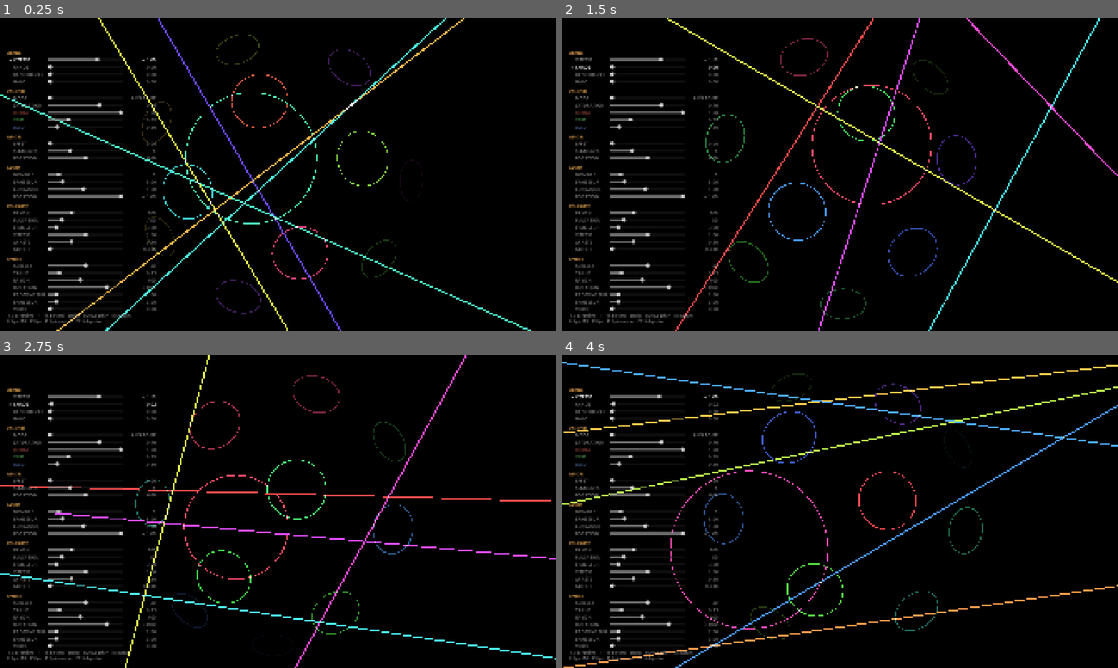
Above: before the commit, frames 1-4 (two rows, left to right).
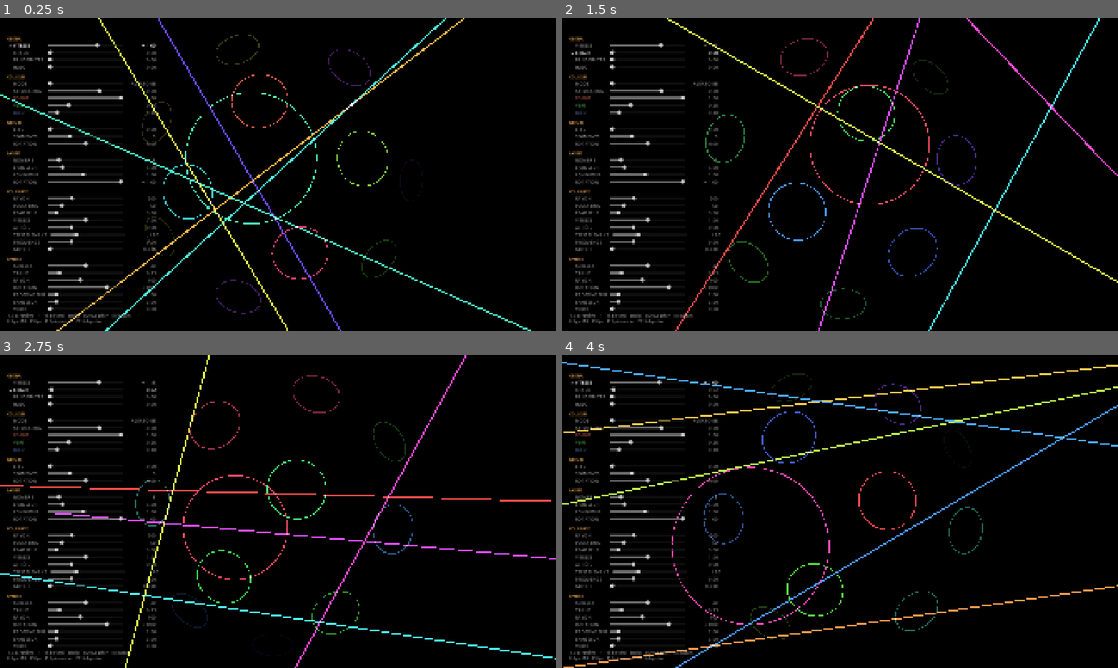
Above: after the commit, the same moments.

Repository: yo1frenchtoast/deferlante-vj
Game: Godot game, scene res://scenes/main.tscn
Two runs of this game, one before a commit and one after it. Both use one fixed random seed, a clock stepped at 60 frames per second and the inputs below.
Inputs:
- Up to frame 1 (0.25 s): no input
- Up to frame 2 (1.5 s): tap Enter at 0.5 s; hold Right 0.53-1.28 s; tap H at 0.6 s; tap Space at 0.77 s; hold Down from 1.28 s (still down); tap R at 1.35 s
- Up to frame 3 (2.75 s): tap Space at 1.52 s; release Down at 2.03 s; hold Right from 2.03 s (still down); tap H at 2.1 s
- Up to frame 4 (4 s): release Right at 2.78 s; hold Up 2.78-3.53 s; tap R at 2.85 s; tap Space at 3.02, 3.77 s; hold Left from 3.53 s (still down); tap H at 3.6 s

The runs differ from the first frame. In frame 1, 2.9% of the frame differs, in the area x 1-29%, y 5-73%; in frame 2, 3.2%; in frame 3, 3.2%; in frame 4, 3.4%, in the area x 1-49%, y 5-88%.

Commit message:
Découple le tremblement de la poursuite de sa vitesse de balayage
Le frémissement à l'arrêt lisait l'horloge de la machine à états de la tête,
qui avance à la vitesse de balayage : monter SEEK SPD accélérait donc aussi le
tremblement, alors que ce sont deux gestes distincts.

Il a maintenant son horloge propre, et deux réglages : TREMBLEMENT pour
l'amplitude, FRÉQUENCE pour la rapidité. Une tête peut désormais balayer vite
en scrutant calmement, ou traverser lentement en frémissant fort. Seule la
vitesse globale les rattrape tous les deux, pour qu'à 0 tout se fige.

Mesuré : à SEEK SPD 0.5 puis 2.0, la fréquence du tremblement reste identique.

Co-Authored-By: Claude Opus 5 <noreply@anthropic.com>

Diff:
--- a/chataigne/Deferlante/module.json
+++ b/chataigne/Deferlante/module.json
@@ -319,6 +319,34 @@
         }
       }
     },
+    "Poursuite Tremblement": {
+      "menu": "Poursuite",
+      "callback": "poursuiteTremblement",
+      "parameters": {
+        "Value": {
+          "type": "Float",
+          "ui": "slider",
+          "min": 0.0,
+          "max": 3.0,
+          "default": 1.0,
+          "mappingIndex": 0
+        }
+      }
+    },
+    "Poursuite Frequence": {
+      "menu": "Poursuite",
+      "callback": "poursuiteFrequence",
+      "parameters": {
+        "Value": {
+          "type": "Float",
+          "ui": "slider",
+          "min": 0.0,
+          "max": 20.0,
+          "default": 6.0,
+          "mappingIndex": 0
+        }
+      }
+    },
     "Poursuite Glitch": {
       "menu": "Poursuite",
       "callback": "poursuiteGlitch",
--- a/scenes/main.tscn
+++ b/scenes/main.tscn
@@ -74,7 +74,7 @@
 anchor_top = 1.0
 anchor_bottom = 1.0
 offset_left = 24.0
-offset_top = -980.0
+offset_top = -1040.0
 offset_right = 524.0
 offset_bottom = -24.0
 grow_vertical = 0
--- a/scripts/glitch_circle.gd
+++ b/scripts/glitch_circle.gd
@@ -34,6 +34,11 @@
 ## Une fois sur trois environ, la tête fait un petit recalage au lieu d'un grand
 ## balayage : elle croit avoir trouvé, et vérifie juste à côté.
 @export var refine_chance: float = 0.35
+## Le tremblement à l'arrêt a sa propre horloge, volontairement indépendante de
+## `seek_speed` : une tête peut balayer vite et scruter calmement, ou l'inverse.
+## Seule la vitesse globale les rattrape tous les deux, pour que 0 fige tout.
+@export var wobble_speed: float = 6.0
+@export var wobble_amount: float = 1.0
 
 var time_passed: float = 0.0
 var hue: float
@@ -57,6 +62,7 @@
 var _tilt_from: float = 0.0
 var _pan_to: float = 0.0
 var _tilt_to: float = 0.0
+var _wobble_time: float = 0.0
 
 
 func _ready():
@@ -107,6 +113,8 @@
 
 func default_behaviour(delta: float):
 	time_passed += delta * speed_scale
+	# Horloge du tremblement : elle ignore `seek_speed`, c'est tout l'intérêt.
+	_wobble_time += delta * speed_scale * wobble_speed
 	_update_head(delta * speed_scale * seek_speed)
 
 	# Projection du faisceau sur le mur. Le terme en 1/cos(pan) est ce qui courbe
@@ -144,10 +152,9 @@
 		# Arrêt sur cible : la tête n'est jamais parfaitement immobile, elle
 		# tremble légèrement. C'est ce micro-mouvement qui donne l'impression
 		# qu'elle scrute au lieu d'être simplement en pause.
-		var wobble = _state_time * 6.0
-		var amp = lerpf(1.0, 7.0, chaos)
-		_pan = _pan_to + sin(wobble) * 0.012 * amp
-		_tilt = _tilt_to + sin(wobble * 1.7) * 0.008 * amp
+		var amp = wobble_amount * lerpf(1.0, 7.0, chaos)
+		_pan = _pan_to + sin(_wobble_time) * 0.012 * amp
+		_tilt = _tilt_to + sin(_wobble_time * 1.7) * 0.008 * amp
 		if _state_time >= _hold_duration:
 			_pick_target()
 
--- a/scripts/vj_controller.gd
+++ b/scripts/vj_controller.gd
@@ -97,6 +97,8 @@
 	_fn("poursuite/epaisseur", "ÉPAISSEUR", 1, 24, 0.5, 3.0, func(v): circle.set_line_width(v))
 	_prop("poursuite/vitesse", "VITESSE", 0, 2, 0.05, 1.0, circle, "seek_speed")
 	_prop("poursuite/arrets", "ARRÊTS", 0, 3, 0.05, 0.9, circle, "hold_time")
+	_prop("poursuite/tremblement", "TREMBLEMENT", 0, 3, 0.05, 1.0, circle, "wobble_amount")
+	_prop("poursuite/frequence", "FRÉQUENCE", 0, 20, 0.5, 6.0, circle, "wobble_speed")
 	_prop("poursuite/glitch", "GLITCH", 0, 0.05, 0.001, 0.0, circle, "glitch_chance")
 
 	_section("SPHÈRE")
Not shown, changed: README.md
Not shown, changed: chataigne/Deferlante/deferlante.js
